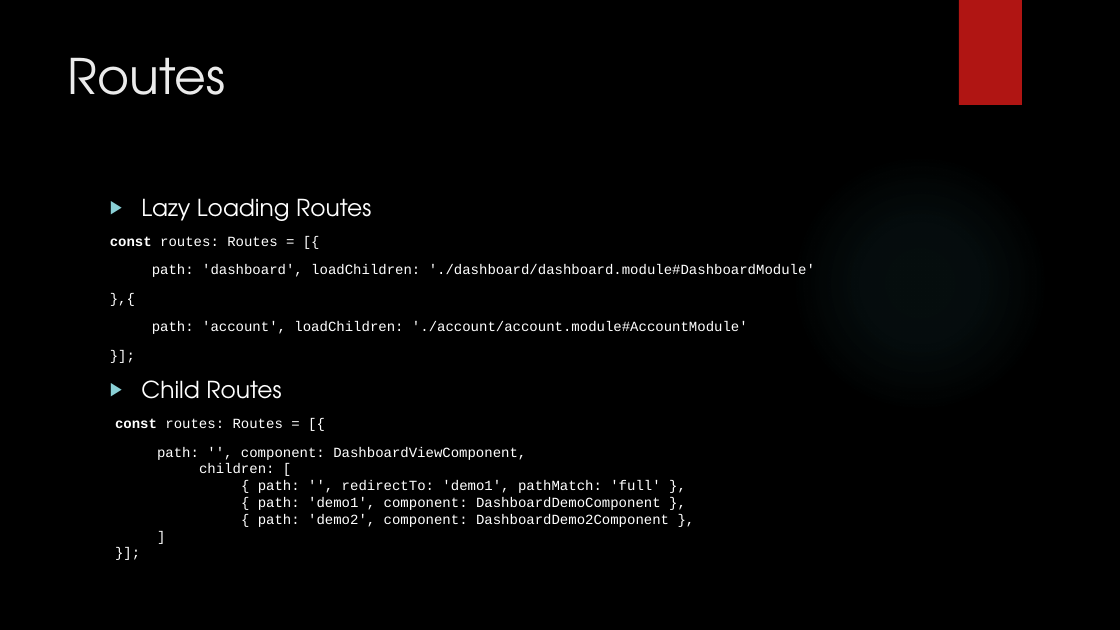
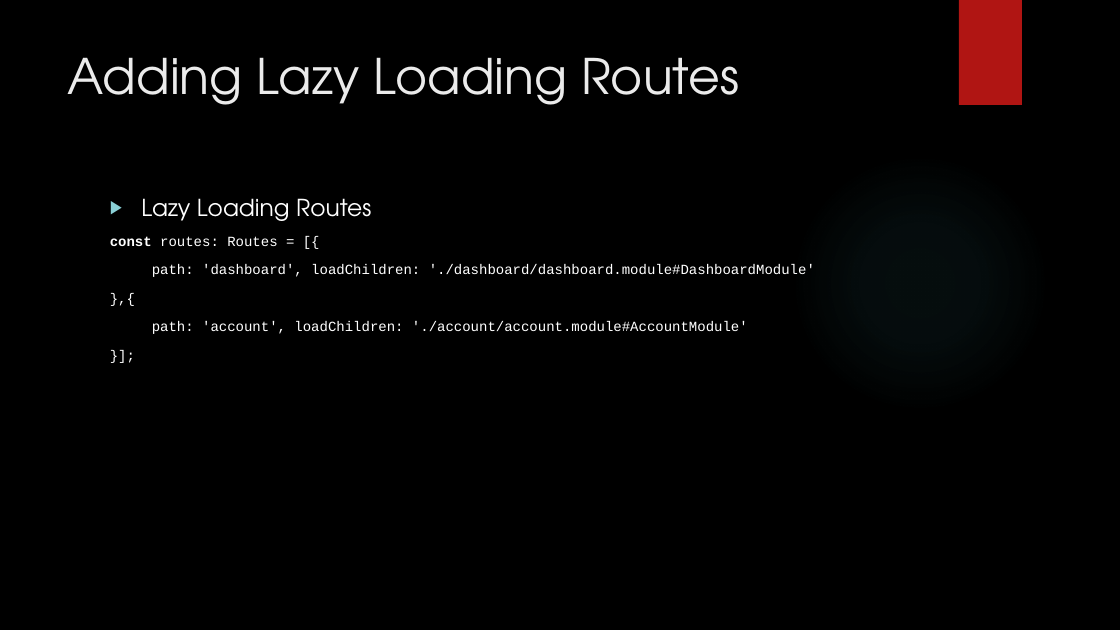
Before and after one commit to jerhemy/angular-presentations, a slide deck: slide 6 of Modules and Webpack.pptx. Drawn at 1120x630 pixels with LibreOffice and Linux fonts; fonts in the diff are those of the drawing; background and template pictures are left out. Boxes give left, top, right and bottom in pixels: in the first picture for what was removed or moved away, otherwise in the second. Text is boxed around its words. In the diff, an @@ line names an element or a change of style, - is before the commit and + after.

Commit message:
Updated Powerpoint

```diff
--- a/Modules and Webpack.pptx
+++ b/Modules and Webpack.pptx
@@ title at box(68, 57, 739, 105): text changed @@
-Routes
+Adding Lazy Loading Routes
@@ text at box(115, 380, 669, 527): paragraphs removed @@
-▶ Child Routes
-const routes: Routes = [{
-path: '', component: DashboardViewComponent,
-children: [
-{ path: '', redirectTo: 'demo1', pathMatch: 'full' },
-{ path: 'demo1', component: DashboardDemoComponent },
-{ path: 'demo2', component: DashboardDemo2Component },
-]
-}];
```
Also in this commit, not shown: 1 slide added.
